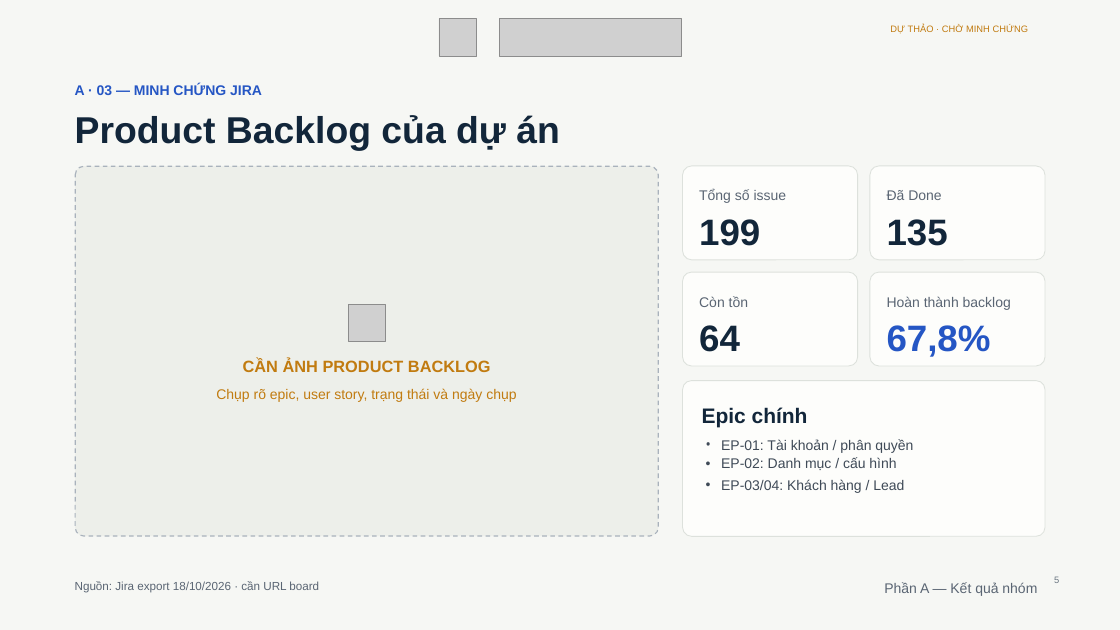
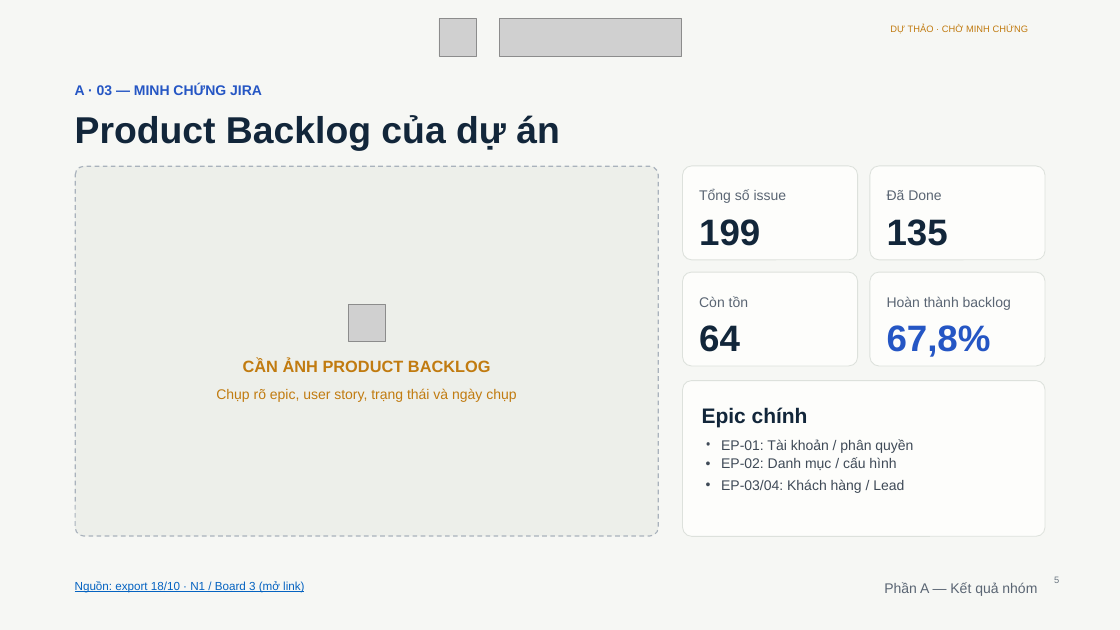
Before and after one commit to QuangDung1708/TTCS_N1, a slide deck: slide 5 of theo-template/Enterprise_CRM_Theo_Template_Du_thao.pptx. Drawn at 1120x630 pixels with LibreOffice and Linux fonts; fonts in the diff are those of the drawing; grey boxes stand for pictures. Boxes give left, top, right and bottom in pixels: in the first picture for what was removed or moved away, otherwise in the second. Text is boxed around its words. In the diff, an @@ line names an element or a change of style, - is before the commit and + after.

Commit message:
Cap nhat thong tin TTCS_N1 mentor lich Sprint 1-4 va lien ket Jira da xac nhan

```diff
--- a/theo-template/Enterprise_CRM_Theo_Template_Du_thao.pptx
+++ b/theo-template/Enterprise_CRM_Theo_Template_Du_thao.pptx
@@ text at (75,581,304,593): text changed; text colour #5A6573 to #0563C1 @@
-Nguồn: Jira export 18/10/2026 · cần URL board
+Nguồn: export 18/10 · N1 / Board 3 (mở link)
```
Also in this commit, not shown: 23 other slides changed, 7 other files.
